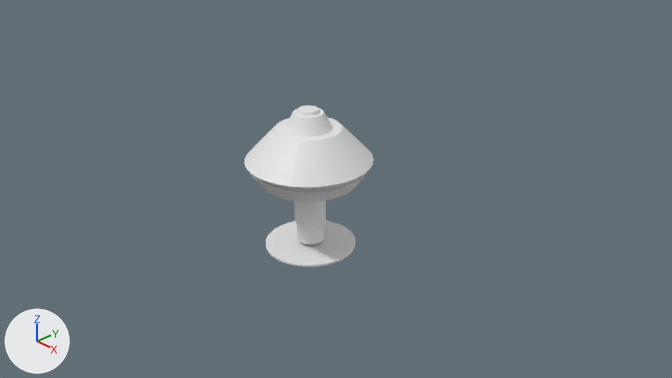
Two versions of the Blender file BlenderSource/Spacedock.blend, one commit apart.
Both versions are drawn from the file's camera 'Camera'. The axes (+X, +Y, +Z) are drawn at lower left. The lights are the same throughout.
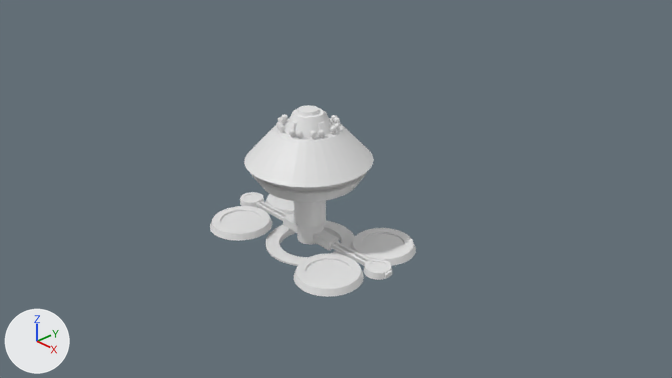
Edits to the scene script, one JSON object a line:
```json
{"block": "me_cylinder", "where": "# used by ob_cylinder; location = (0.0, 0.0, 0.0); scale = (0.911, 0.911, 0.911)"}
{"op": "remove", "block": "me_cylinder", "code": "me_cylinder.from_pydata(...)  # 736 vertices, 676 faces; spans x -1.05..1.05, y -1.05..1.05, z -0.65..1.86"}
{"op": "add", "block": "me_cylinder", "code": "me_cylinder.from_pydata(...)  # 2780 vertices, 3104 faces; spans x -1.85..1.83, y -1.16..1.16, z -0.65..1.86"}
{"block": "me_cylinder", "change": "me_cylinder part 1: a new loose piece, a box spanning x -0.6..0.58, y -0.11..0.11, z -0.43..-0.28"}
{"block": "me_cylinder", "change": "me_cylinder part 2: 1232 vertices added at x -1.85..1.83, y -1.16..1.16, z -0.65..-0.29"}
{"block": "me_cylinder", "change": "me_cylinder part 3: 788 vertices added at x -0.5..0.51, y -0.5..0.5, z 1.53..1.73"}
```

What differs and where, as boxes (x1, y1, x2, y2) in the pictures (672 x 378 px):
```json
{"object": "Cylinder", "change": "reshaped", "before": [244, 105, 374, 267], "after": [210, 105, 416, 297], "on screen": "58% wider, 18% taller"}
{"part": 1, "of": "me_cylinder", "change": "added", "after": [283, 213, 339, 250]}
{"part": 2, "of": "me_cylinder", "change": "added", "after": [210, 192, 416, 297]}
{"part": 3, "of": "me_cylinder", "change": "added", "after": [276, 111, 340, 139]}
```
